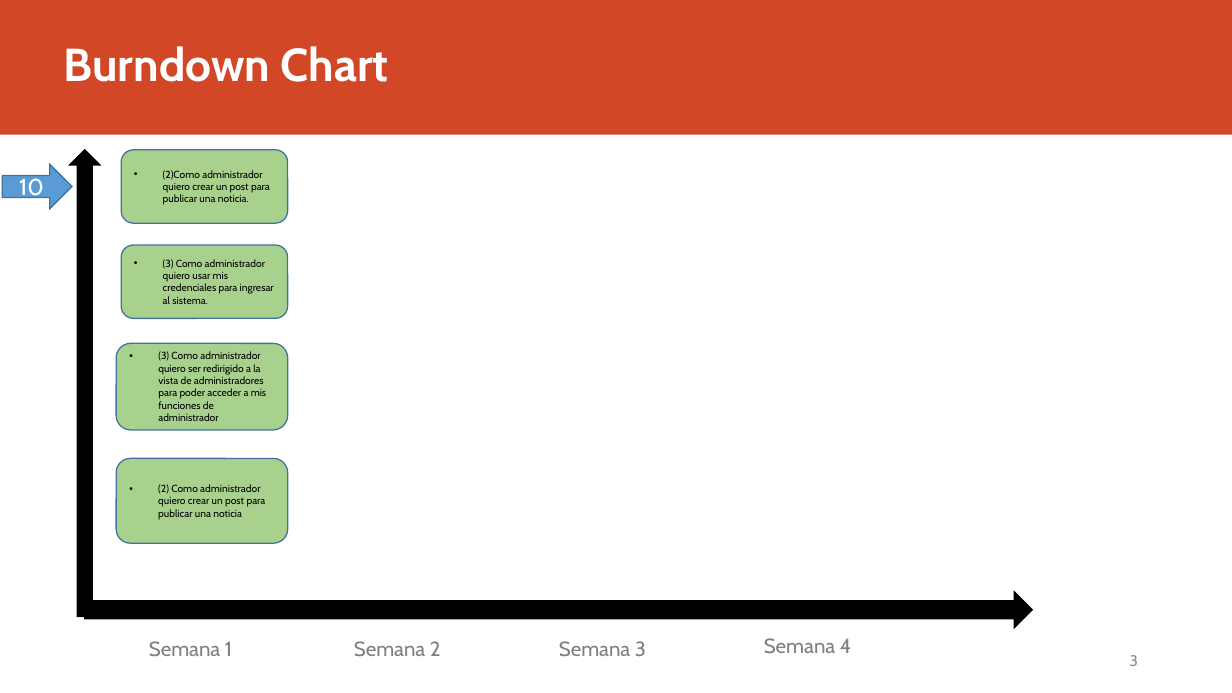
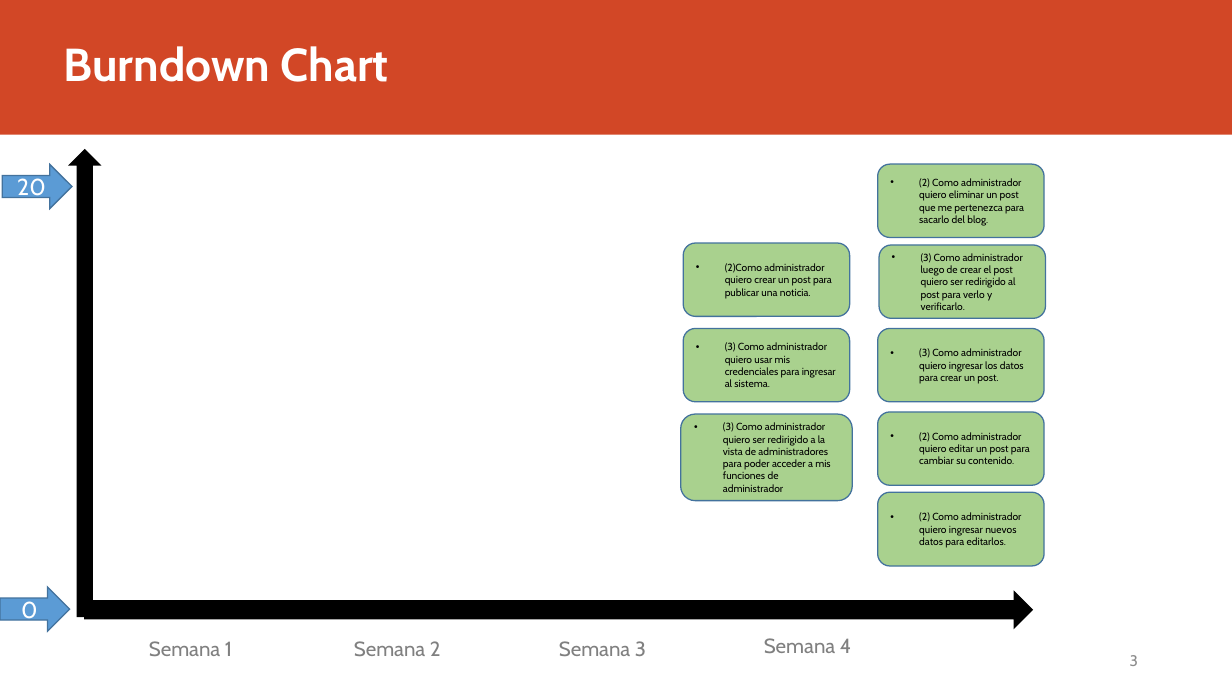
Before and after one commit to Danielacvd/ICF232_202010_GRUPO3-sw2, a slide deck: slide 3 of Monitoreo_Proyecto.pptx. Drawn at 1232x693 pixels with LibreOffice and Linux fonts; fonts in the diff are those of the drawing. Boxes give left, top, right and bottom in pixels: in the first picture for what was removed or moved away, otherwise in the second. Text is boxed around its words. In the diff, an @@ line names an element or a change of style, - is before the commit and + after.

```diff
--- a/Monitoreo_Proyecto.pptx
+++ b/Monitoreo_Proyecto.pptx
@@ text in right arrow at <box>17,175,46,201</box>: text changed @@
-10
+20
@@ rounded rectangle added at <box>878,165,1044,238</box>, fill #A9D18E, outline #43739E 1 pt, 8 pt, text #000000 @@
+• (2) Como administrador quiero eliminar un post que me pertenezca para sacarlo del blog.
@@ rounded rectangle "(2)Como administrador quiero crear un ...": place and size @@
-rounded rectangle "(2)Como administrador quiero crear un ..." at <box>121,150,287,223</box>
+rounded rectangle "(2)Como administrador quiero crear un ..." at <box>683,243,849,316</box>
@@ rounded rectangle added at <box>879,245,1045,318</box>, fill #A9D18E, outline #43739E 1 pt, 8 pt, text #000000 @@
+• (3) Como administrador luego de crear el post quiero ser redirigido al post para verlo y verificarlo.
@@ rounded rectangle "(3) Como administrador quiero usar ...": place and size @@
-rounded rectangle "(3) Como administrador quiero usar ..." at <box>121,245,287,318</box>
+rounded rectangle "(3) Como administrador quiero usar ..." at <box>683,328,849,401</box>
@@ rounded rectangle added at <box>878,328,1044,401</box>, fill #A9D18E, outline #43739E 1 pt, 8 pt, text #000000 @@
+• (3) Como administrador quiero ingresar los datos para crear un post.
@@ rounded rectangle "(3) Como administrador quiero ser ...": place and size @@
-rounded rectangle "(3) Como administrador quiero ser ..." at <box>116,344,288,431</box>
+rounded rectangle "(3) Como administrador quiero ser ..." at <box>681,414,853,501</box>
@@ rounded rectangle "(2) Como administrador quiero editar ...": place and size @@
-rounded rectangle "(2) Como administrador quiero editar ..." at <box>116,458,288,543</box>
+rounded rectangle "(2) Como administrador quiero editar ..." at <box>878,412,1044,485</box>
@@ text in rounded rectangle at <box>919,432,1030,464</box>: text changed @@
-• (2) Como administrador quiero crear un post para publicar una noticia
+• (2) Como administrador quiero editar un post para cambiar su contenido.
@@ rounded rectangle added at <box>878,493,1044,567</box>, fill #A9D18E, outline #43739E 1 pt, 8 pt, text #000000 @@
+• (2) Como administrador quiero ingresar nuevos datos para editarlos.
@@ right arrow added at <box>0,587,69,631</box>, fill #5B9BD5, outline #43739E 1 pt, 18 pt, text #FFFFFF @@
+0
```
Also in this commit, not shown: 1 other slide changed, 6 other files.
